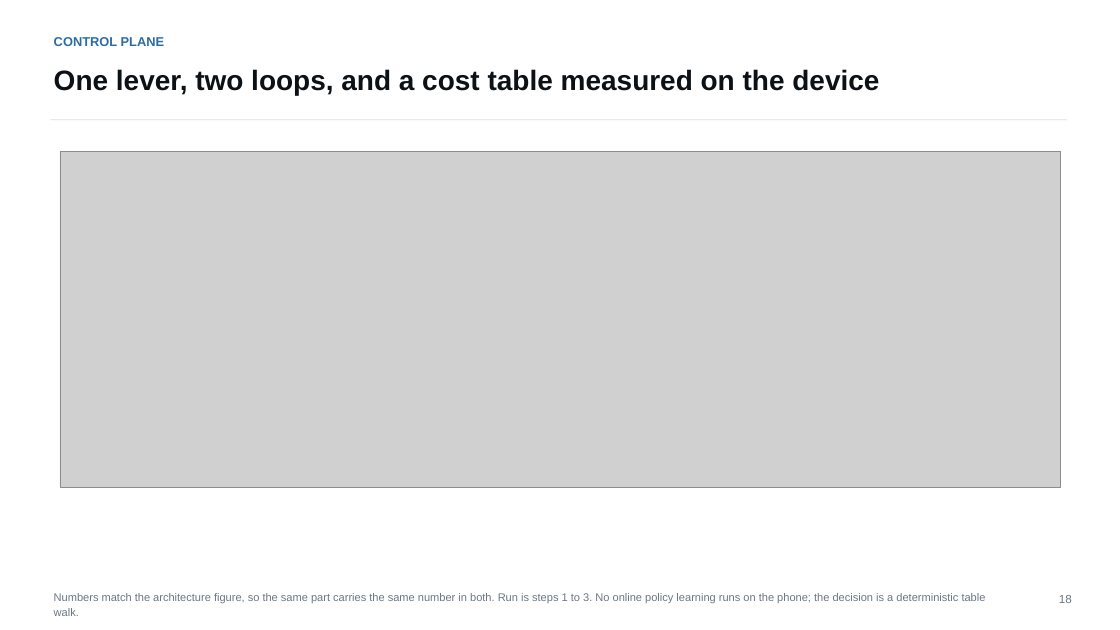
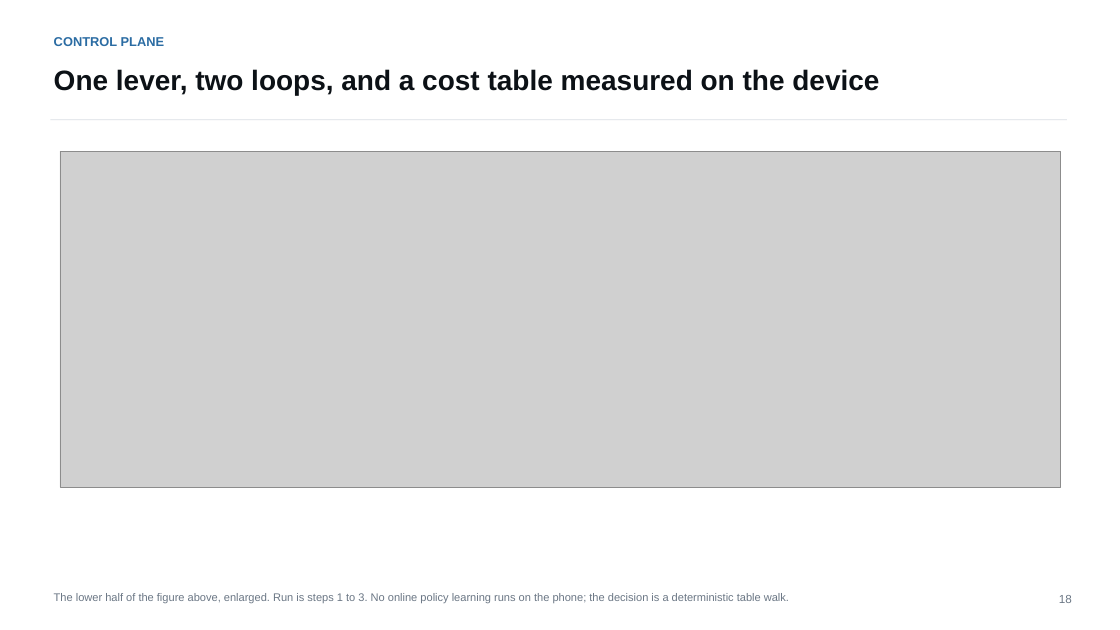
Before and after one commit to Romyull-Islam/EndurKV, a slide deck: slide 18 of muKV_full_deck.pptx. Drawn at 1120x630 pixels with LibreOffice and Linux fonts; fonts in the diff are those of the drawing; grey boxes stand for pictures. Boxes give left, top, right and bottom in pixels: in the first picture for what was removed or moved away, otherwise in the second. Text is boxed around its words. In the diff, an @@ line names an element or a change of style, - is before the commit and + after.

```diff
--- a/muKV_full_deck.pptx
+++ b/muKV_full_deck.pptx
@@ text at (54, 593, 789, 603): text changed @@
-Numbers match the architecture figure, so the same part carries the same number in both. Run is steps 1 to 3. No online policy learning runs on the phone; the decision is a deterministic table walk.
+The lower half of the figure above, enlarged. Run is steps 1 to 3. No online policy learning runs on the phone; the decision is a deterministic table walk.
```
Also in this commit, not shown: 1 other slide changed, 8 other files.
